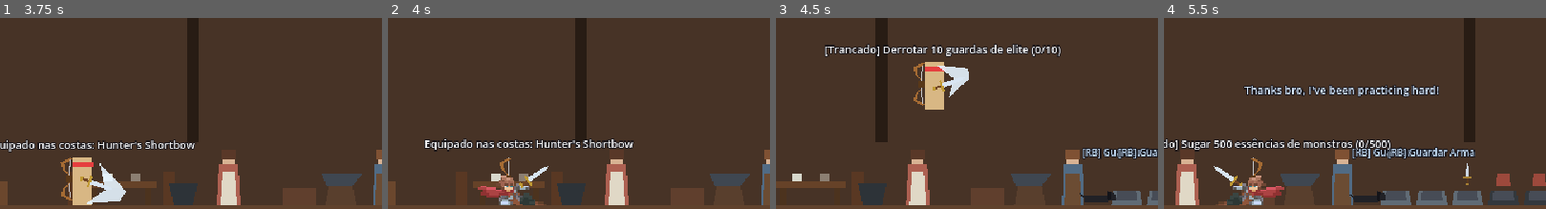
Above: before the commit, frames 1-4 (left to right).
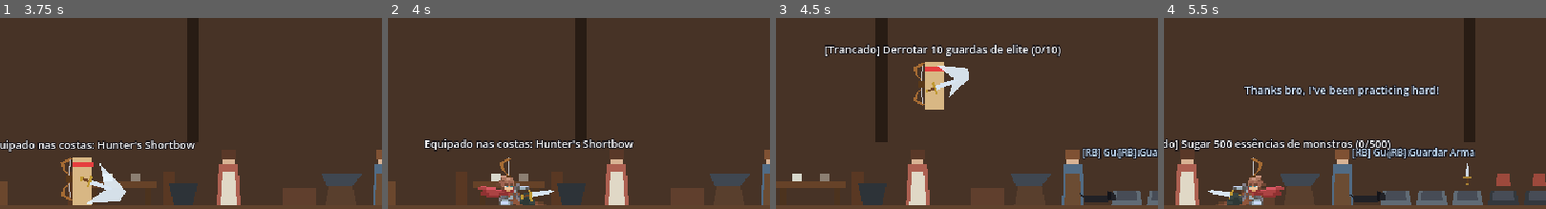
Above: after the commit, the same moments.

Repository: Theadrill/Godot-Roguelike-Prototype
Game: Godot game, scene res://src/world/hub/family_house.tscn
Two runs of this game, one before a commit and one after it. Both use one fixed random seed, a clock stepped at 60 frames per second and the inputs below.
Inputs (mouse positions are % of the whole screen's width and height, from its top left):
- Up to frame 1 (3.75 s): tap Enter (ui_accept) at 0.5 s; move the mouse to (67, 79) at 0.52 s; hold Shift (roll) 0.53-1.28 s; hold D (move_right) 0.53-2 s; click (67, 79) at 0.67 s; tap Space (jump) at 0.77, 0.8, 1.07, 1.35, 1.52, 1.82, 3.05 s; move the mouse to (88, 79) at 1.27 s; click (88, 79) at 1.42 s; tap Shift (roll) at 1.55 s; click "X" at 2 s; move the mouse to (95, 79) at 2.77 s; press the mouse at (95, 79) at 2.78 s; hold A (move_left) 2.78-3.53 s; move the mouse to (99, 79) at 3.52 s; release the mouse at (99, 79) at 3.53 s; hold D (move_right) from 3.53 s (still down); right-click (99, 79) at 3.6 s; click (99, 79) at 3.67 s
- Up to frame 2 (4 s): keep holding D (move_right); tap Space (jump) at 3.77 s; tap Shift (roll) at 3.8 s
- Up to frame 3 (4.5 s): keep holding D (move_right); tap Space (jump) at 4.07 s; move the mouse to (100, 79) at 4.27 s; hold Space (jump) from 4.28 s (still down); tap Q (heal) at 4.35 s; click (100, 79) at 4.42 s
- Up to frame 4 (5.5 s): move the mouse to (88, 79) at 5.02 s; release D (move_right) at 5.03 s; release Space (jump) at 5.03 s; hold A (move_left) from 5.03 s (still down); tap E (interact) at 5.1 s; click (88, 79) at 5.17 s; tap Space (jump) at 5.27 s; tap Shift (roll) at 5.3 s
The pictures show only the part of the screen within x 37-87%, y 36-86%; the shares and areas given below are measured in that part.

Frame 1 is identical in both runs. In frame 2, 0.4% of the frame differs, in the area x 34-44%, y 77-96%; in frame 3, 0.1%; in frame 4, 0.3%.

Commit message:
feat(player): frame-by-frame weapon socket anchoring per weapon category

Diff:
--- a/src/entities/player/player.gd
+++ b/src/entities/player/player.gd
@@ -158,6 +158,7 @@
 
 	if player_sprite:
 		player_sprite.animation_finished.connect(_on_player_sprite_animation_finished)
+		player_sprite.frame_changed.connect(_on_player_sprite_frame_changed)
 
 	_refresh_equipped_visuals()
 	_update_equipment_depth()
@@ -264,6 +265,8 @@
 			_main_weapon_instance.rotation_degrees = weapon.visual_rotation_degrees
 			_main_weapon_instance.z_index = 0
 			_main_weapon_instance.visible = not are_weapons_hidden
+			if player_sprite and player_sprite.visible:
+				_update_weapon_socket_for_frame(player_sprite.animation, player_sprite.frame)
 
 func _update_secondary_weapon_visual() -> void:
 	if _secondary_weapon_instance and is_instance_valid(_secondary_weapon_instance):
@@ -342,11 +345,56 @@
 
 	if player_sprite.sprite_frames and player_sprite.sprite_frames.has_animation(anim_name):
 		player_sprite.play(anim_name)
+		_update_weapon_socket_for_frame(anim_name, player_sprite.frame)
 
 func _on_player_sprite_animation_finished() -> void:
 	# Transição suave: após a ponte de desenrolar do pulo, mantém o loop de queda fluida
 	if player_sprite and player_sprite.animation == &"fall_from_jump":
 		player_sprite.play(&"fall")
+
+func get_equipped_weapon_category() -> String:
+	if not weapon:
+		return "sword"
+	var res_path: String = weapon.resource_path.to_lower()
+	var w_name: String = weapon.equipment_name.to_lower()
+	if "dagger" in res_path or "dagger" in w_name:
+		return "dagger"
+	elif "hammer" in res_path or "hammer" in w_name:
+		return "hammer"
+	elif "staff" in res_path or "staff" in w_name or "cajado" in w_name:
+		return "staff"
+	elif "crossbow" in res_path or "crossbow" in w_name or "besta" in w_name:
+		return "crossbow"
+	elif "bow" in res_path or "bow" in w_name or "arco" in w_name:
+		return "bow"
+	elif "sword" in res_path or "sword" in w_name or "espada" in w_name:
+		return "sword"
+	return "sword"
+
+func _on_player_sprite_frame_changed() -> void:
+	if not player_sprite:
+		return
+	_update_weapon_socket_for_frame(player_sprite.animation, player_sprite.frame)
+
+func _update_weapon_socket_for_frame(anim_name: StringName, frame_idx: int) -> void:
+	if not main_hand_socket or not player_sprite or not player_sprite.visible:
+		return
+
+	# Não altera ancoragem se estiver executando animação procedural de ataque ou defesa
+	if state_machine and state_machine.current_state:
+		var current_state_name: String = state_machine.current_state.name.to_lower()
+		if current_state_name in ["attack", "rangedattack", "guard"]:
+			return
+
+	var category: String = get_equipped_weapon_category()
+	var data: Dictionary = WeaponSocketConfig.get_socket_data(category, anim_name, frame_idx)
+
+	main_hand_socket.position = data.get("pos", Vector2(6, -20))
+	main_hand_socket.rotation_degrees = data.get("rot", -35.0)
+
+	if _main_weapon_instance and is_instance_valid(_main_weapon_instance):
+		var should_be_visible: bool = data.get("visible", true)
+		_main_weapon_instance.visible = should_be_visible and not are_weapons_hidden
 
 func stop_animation() -> void:
 	if player_sprite:
--- a/src/entities/player/states/idle_state.gd
+++ b/src/entities/player/states/idle_state.gd
@@ -125,16 +125,18 @@
 		player.body_polygon.scale.y = 1.0 - (compression_px / 40.0)
 		player.body_polygon.scale.x = 1.0 + (compression_px / 40.0) * 0.25
 
-	# Headband & all equipment sockets follow the breathing movement in perfect sync
-	var torso_offset_y: float = compression_px * 0.5
-	if player.main_hand_socket:
-		player.main_hand_socket.position.y = BASE_MAIN_HAND_POS.y + torso_offset_y
-	if player.off_hand_socket:
-		player.off_hand_socket.position.y = BASE_OFF_HAND_POS.y + torso_offset_y
-	if player.back_socket_weapon:
-		player.back_socket_weapon.position.y = BASE_BACK_WEAPON_POS.y + torso_offset_y
-	if player.back_socket_shield:
-		player.back_socket_shield.position.y = BASE_BACK_SHIELD_POS.y + torso_offset_y
+	# Headband & all equipment sockets follow the breathing movement in perfect sync (only for placeholder)
+	var is_using_sprite: bool = player.player_sprite and player.player_sprite.visible
+	if not is_using_sprite:
+		var torso_offset_y: float = compression_px * 0.5
+		if player.main_hand_socket:
+			player.main_hand_socket.position.y = BASE_MAIN_HAND_POS.y + torso_offset_y
+		if player.off_hand_socket:
+			player.off_hand_socket.position.y = BASE_OFF_HAND_POS.y + torso_offset_y
+		if player.back_socket_weapon:
+			player.back_socket_weapon.position.y = BASE_BACK_WEAPON_POS.y + torso_offset_y
+		if player.back_socket_shield:
+			player.back_socket_shield.position.y = BASE_BACK_SHIELD_POS.y + torso_offset_y
 
 	var headband := player.visual.get_node_or_null("HeadbandPlaceholder") as Polygon2D if player.visual else null
 
--- /dev/null
+++ b/src/entities/player/weapon_socket_config.gd
@@ -0,0 +1,347 @@
+class_name WeaponSocketConfig
+extends RefCounted
+
+## Configuração de ancoragem frame a frame do MainHandSocket para cada categoria de arma.
+##
+## Como editar no Godot:
+## 1. Abra este arquivo na aba Script do Godot.
+## 2. Procure a categoria desejada ("sword", "dagger", "hammer", "staff", "bow", "crossbow").
+## 3. Em cada animação, ajuste:
+##    - "pos": Vector2(x, y) -> Posição da mão/punho relativa ao personagem (origem dos pés em 0, 0).
+##    - "rot": Rotação em graus (ex: -35.0 inclina a lâmina para trás; 0.0 aponta para a frente).
+##    - "visible": true ou false (se false, oculta a arma naquele frame específico, ex: durante um rolamento).
+
+const OFFSETS: Dictionary = {
+	"sword": {
+		&"idle": [
+			{"pos": Vector2(6, -20), "rot": -35.0, "visible": true}, # Frame 0
+			{"pos": Vector2(6, -20), "rot": -35.0, "visible": true}, # Frame 1
+			{"pos": Vector2(6, -20), "rot": -35.0, "visible": true}, # Frame 2
+			{"pos": Vector2(6, -20), "rot": -35.0, "visible": true}, # Frame 3
+		],
+		&"run": [
+			{"pos": Vector2(6, -20), "rot": -35.0, "visible": true}, # Frame 0
+			{"pos": Vector2(6, -20), "rot": -35.0, "visible": true}, # Frame 1
+			{"pos": Vector2(6, -20), "rot": -35.0, "visible": true}, # Frame 2
+			{"pos": Vector2(6, -20), "rot": -35.0, "visible": true}, # Frame 3
+			{"pos": Vector2(6, -20), "rot": -35.0, "visible": true}, # Frame 4
+			{"pos": Vector2(6, -20), "rot": -35.0, "visible": true}, # Frame 5
+		],
+		&"jump": [
+			{"pos": Vector2(6, -20), "rot": -35.0, "visible": true}, # Frame 0
+			{"pos": Vector2(6, -22), "rot": -45.0, "visible": true}, # Frame 1
+			{"pos": Vector2(6, -24), "rot": -50.0, "visible": true}, # Frame 2
+			{"pos": Vector2(6, -22), "rot": -40.0, "visible": true}, # Frame 3
+		],
+		&"crouch": [
+			{"pos": Vector2(6, -12), "rot": -35.0, "visible": true}, # Frame 0
+			{"pos": Vector2(6, -12), "rot": -35.0, "visible": true}, # Frame 1
+			{"pos": Vector2(6, -12), "rot": -35.0, "visible": true}, # Frame 2
+			{"pos": Vector2(6, -12), "rot": -35.0, "visible": true}, # Frame 3
+		],
+		&"fall": [
+			{"pos": Vector2(6, -22), "rot": -30.0, "visible": true}, # Frame 0
+			{"pos": Vector2(6, -22), "rot": -30.0, "visible": true}, # Frame 1
+		],
+		&"fall_from_jump": [
+			{"pos": Vector2(6, -24), "rot": -40.0, "visible": true}, # Frame 0
+			{"pos": Vector2(6, -22), "rot": -30.0, "visible": true}, # Frame 1
+			{"pos": Vector2(6, -22), "rot": -30.0, "visible": true}, # Frame 2
+		],
+		&"slide": [
+			{"pos": Vector2(8, -8), "rot": -10.0, "visible": true}, # Frame 0
+			{"pos": Vector2(8, -8), "rot": -10.0, "visible": true}, # Frame 1
+		],
+		&"roll": [
+			{"pos": Vector2(4, -14), "rot": -90.0, "visible": true},  # Frame 0
+			{"pos": Vector2(0, -18), "rot": -180.0, "visible": true}, # Frame 1
+			{"pos": Vector2(-4, -14), "rot": -270.0, "visible": true},# Frame 2
+			{"pos": Vector2(4, -18), "rot": 0.0, "visible": true},    # Frame 3
+		],
+		&"double_jump": [
+			{"pos": Vector2(4, -14), "rot": -90.0, "visible": true},  # Frame 0
+			{"pos": Vector2(0, -18), "rot": -180.0, "visible": true}, # Frame 1
+			{"pos": Vector2(-4, -14), "rot": -270.0, "visible": true},# Frame 2
+			{"pos": Vector2(4, -18), "rot": 0.0, "visible": true},    # Frame 3
+		],
+	},
+
+	"dagger": {
+		&"idle": [
+			{"pos": Vector2(5, -18), "rot": -20.0, "visible": true}, # Frame 0
+			{"pos": Vector2(5, -18), "rot": -20.0, "visible": true}, # Frame 1
+			{"pos": Vector2(5, -18), "rot": -20.0, "visible": true}, # Frame 2
+			{"pos": Vector2(5, -18), "rot": -20.0, "visible": true}, # Frame 3
+		],
+		&"run": [
+			{"pos": Vector2(5, -18), "rot": -20.0, "visible": true}, # Frame 0
+			{"pos": Vector2(5, -18), "rot": -20.0, "visible": true}, # Frame 1
+			{"pos": Vector2(5, -18), "rot": -20.0, "visible": true}, # Frame 2
+			{"pos": Vector2(5, -18), "rot": -20.0, "visible": true}, # Frame 3
+			{"pos": Vector2(5, -18), "rot": -20.0, "visible": true}, # Frame 4
+			{"pos": Vector2(5, -18), "rot": -20.0, "visible": true}, # Frame 5
+		],
+		&"jump": [
+			{"pos": Vector2(5, -18), "rot": -20.0, "visible": true}, # Frame 0
+			{"pos": Vector2(5, -20), "rot": -30.0, "visible": true}, # Frame 1
+			{"pos": Vector2(5, -22), "rot": -35.0, "visible": true}, # Frame 2
+			{"pos": Vector2(5, -20), "rot": -25.0, "visible": true}, # Frame 3
+		],
+		&"crouch": [
+			{"pos": Vector2(5, -10), "rot": -20.0, "visible": true}, # Frame 0
+			{"pos": Vector2(5, -10), "rot": -20.0, "visible": true}, # Frame 1
+			{"pos": Vector2(5, -10), "rot": -20.0, "visible": true}, # Frame 2
+			{"pos": Vector2(5, -10), "rot": -20.0, "visible": true}, # Frame 3
+		],
+		&"fall": [
+			{"pos": Vector2(5, -20), "rot": -15.0, "visible": true}, # Frame 0
+			{"pos": Vector2(5, -20), "rot": -15.0, "visible": true}, # Frame 1
+		],
+		&"fall_from_jump": [
+			{"pos": Vector2(5, -22), "rot": -25.0, "visible": true}, # Frame 0
+			{"pos": Vector2(5, -20), "rot": -15.0, "visible": true}, # Frame 1
+			{"pos": Vector2(5, -20), "rot": -15.0, "visible": true}, # Frame 2
+		],
+		&"slide": [
+			{"pos": Vector2(7, -7), "rot": -5.0, "visible": true}, # Frame 0
+			{"pos": Vector2(7, -7), "rot": -5.0, "visible": true}, # Frame 1
+		],
+		&"roll": [
+			{"pos": Vector2(3, -12), "rot": -90.0, "visible": true},  # Frame 0
+			{"pos": Vector2(0, -16), "rot": -180.0, "visible": true}, # Frame 1
+			{"pos": Vector2(-3, -12), "rot": -270.0, "visible": true},# Frame 2
+			{"pos": Vector2(3, -16), "rot": 0.0, "visible": true},    # Frame 3
+		],
+		&"double_jump": [
+			{"pos": Vector2(3, -12), "rot": -90.0, "visible": true},  # Frame 0
+			{"pos": Vector2(0, -16), "rot": -180.0, "visible": true}, # Frame 1
+			{"pos": Vector2(-3, -12), "rot": -270.0, "visible": true},# Frame 2
+			{"pos": Vector2(3, -16), "rot": 0.0, "visible": true},    # Frame 3
+		],
+	},
+
+	"hammer": {
+		&"idle": [
+			{"pos": Vector2(7, -22), "rot": -50.0, "visible": true}, # Frame 0
+			{"pos": Vector2(7, -22), "rot": -50.0, "visible": true}, # Frame 1
+			{"pos": Vector2(7, -22), "rot": -50.0, "visible": true}, # Frame 2
+			{"pos": Vector2(7, -22), "rot": -50.0, "visible": true}, # Frame 3
+		],
+		&"run": [
+			{"pos": Vector2(7, -22), "rot": -50.0, "visible": true}, # Frame 0
+			{"pos": Vector2(7, -22), "rot": -50.0, "visible": true}, # Frame 1
+			{"pos": Vector2(7, -22), "rot": -50.0, "visible": true}, # Frame 2
+			{"pos": Vector2(7, -22), "rot": -50.0, "visible": true}, # Frame 3
+			{"pos": Vector2(7, -22), "rot": -50.0, "visible": true}, # Frame 4
+			{"pos": Vector2(7, -22), "rot": -50.0, "visible": true}, # Frame 5
+		],
+		&"jump": [
+			{"pos": Vector2(7, -22), "rot": -50.0, "visible": true}, # Frame 0
+			{"pos": Vector2(7, -24), "rot": -60.0, "visible": true}, # Frame 1
+			{"pos": Vector2(7, -26), "rot": -65.0, "visible": true}, # Frame 2
+			{"pos": Vector2(7, -24), "rot": -55.0, "visible": true}, # Frame 3
+		],
+		&"crouch": [
+			{"pos": Vector2(7, -14), "rot": -50.0, "visible": true}, # Frame 0
+			{"pos": Vector2(7, -14), "rot": -50.0, "visible": true}, # Frame 1
+			{"pos": Vector2(7, -14), "rot": -50.0, "visible": true}, # Frame 2
+			{"pos": Vector2(7, -14), "rot": -50.0, "visible": true}, # Frame 3
+		],
+		&"fall": [
+			{"pos": Vector2(7, -24), "rot": -45.0, "visible": true}, # Frame 0
+			{"pos": Vector2(7, -24), "rot": -45.0, "visible": true}, # Frame 1
+		],
+		&"fall_from_jump": [
+			{"pos": Vector2(7, -26), "rot": -55.0, "visible": true}, # Frame 0
+			{"pos": Vector2(7, -24), "rot": -45.0, "visible": true}, # Frame 1
+			{"pos": Vector2(7, -24), "rot": -45.0, "visible": true}, # Frame 2
+		],
+		&"slide": [
+			{"pos": Vector2(9, -10), "rot": -20.0, "visible": true}, # Frame 0
+			{"pos": Vector2(9, -10), "rot": -20.0, "visible": true}, # Frame 1
+		],
+		&"roll": [
+			{"pos": Vector2(5, -16), "rot": -100.0, "visible": true}, # Frame 0
+			{"pos": Vector2(0, -20), "rot": -190.0, "visible": true}, # Frame 1
+			{"pos": Vector2(-5, -16), "rot": -280.0, "visible": true},# Frame 2
+			{"pos": Vector2(5, -20), "rot": -10.0, "visible": true},  # Frame 3
+		],
+		&"double_jump": [
+			{"pos": Vector2(5, -16), "rot": -100.0, "visible": true}, # Frame 0
+			{"pos": Vector2(0, -20), "rot": -190.0, "visible": true}, # Frame 1
+			{"pos": Vector2(-5, -16), "rot": -280.0, "visible": true},# Frame 2
+			{"pos": Vector2(5, -20), "rot": -10.0, "visible": true},  # Frame 3
+		],
+	},
+
+	"staff": {
+		&"idle": [
+			{"pos": Vector2(6, -22), "rot": -40.0, "visible": true}, # Frame 0
+			{"pos": Vector2(6, -22), "rot": -40.0, "visible": true}, # Frame 1
+			{"pos": Vector2(6, -22), "rot": -40.0, "visible": true}, # Frame 2
+			{"pos": Vector2(6, -22), "rot": -40.0, "visible": true}, # Frame 3
+		],
+		&"run": [
+			{"pos": Vector2(6, -22), "rot": -40.0, "visible": true}, # Frame 0
+			{"pos": Vector2(6, -22), "rot": -40.0, "visible": true}, # Frame 1
+			{"pos": Vector2(6, -22), "rot": -40.0, "visible": true}, # Frame 2
+			{"pos": Vector2(6, -22), "rot": -40.0, "visible": true}, # Frame 3
+			{"pos": Vector2(6, -22), "rot": -40.0, "visible": true}, # Frame 4
+			{"pos": Vector2(6, -22), "rot": -40.0, "visible": true}, # Frame 5
+		],
+		&"jump": [
+			{"pos": Vector2(6, -22), "rot": -40.0, "visible": true}, # Frame 0
+			{"pos": Vector2(6, -24), "rot": -50.0, "visible": true}, # Frame 1
+			{"pos": Vector2(6, -26), "rot": -55.0, "visible": true}, # Frame 2
+			{"pos": Vector2(6, -24), "rot": -45.0, "visible": true}, # Frame 3
+		],
+		&"crouch": [
+			{"pos": Vector2(6, -14), "rot": -40.0, "visible": true}, # Frame 0
+			{"pos": Vector2(6, -14), "rot": -40.0, "visible": true}, # Frame 1
+			{"pos": Vector2(6, -14), "rot": -40.0, "visible": true}, # Frame 2
+			{"pos": Vector2(6, -14), "rot": -40.0, "visible": true}, # Frame 3
+		],
+		&"fall": [
+			{"pos": Vector2(6, -24), "rot": -35.0, "visible": true}, # Frame 0
+			{"pos": Vector2(6, -24), "rot": -35.0, "visible": true}, # Frame 1
+		],
+		&"fall_from_jump": [
+			{"pos": Vector2(6, -26), "rot": -45.0, "visible": true}, # Frame 0
+			{"pos": Vector2(6, -24), "rot": -35.0, "visible": true}, # Frame 1
+			{"pos": Vector2(6, -24), "rot": -35.0, "visible": true}, # Frame 2
+		],
+		&"slide": [
+			{"pos": Vector2(8, -10), "rot": -15.0, "visible": true}, # Frame 0
+			{"pos": Vector2(8, -10), "rot": -15.0, "visible": true}, # Frame 1
+		],
+		&"roll": [
+			{"pos": Vector2(4, -15), "rot": -90.0, "visible": true},  # Frame 0
+			{"pos": Vector2(0, -19), "rot": -180.0, "visible": true}, # Frame 1
+			{"pos": Vector2(-4, -15), "rot": -270.0, "visible": true},# Frame 2
+			{"pos": Vector2(4, -19), "rot": 0.0, "visible": true},    # Frame 3
+		],
+		&"double_jump": [
+			{"pos": Vector2(4, -15), "rot": -90.0, "visible": true},  # Frame 0
+			{"pos": Vector2(0, -19), "rot": -180.0, "visible": true}, # Frame 1
+			{"pos": Vector2(-4, -15), "rot": -270.0, "visible": true},# Frame 2
+			{"pos": Vector2(4, -19), "rot": 0.0, "visible": true},    # Frame 3
+		],
+	},
+
+	"bow": {
+		&"idle": [
+			{"pos": Vector2(6, -20), "rot": 0.0, "visible": true}, # Frame 0
+			{"pos": Vector2(6, -20), "rot": 0.0, "visible": true}, # Frame 1
+			{"pos": Vector2(6, -20), "rot": 0.0, "visible": true}, # Frame 2
+			{"pos": Vector2(6, -20), "rot": 0.0, "visible": true}, # Frame 3
+		],
+		&"run": [
+			{"pos": Vector2(6, -20), "rot": 0.0, "visible": true}, # Frame 0
+			{"pos": Vector2(6, -20), "rot": 0.0, "visible": true}, # Frame 1
+			{"pos": Vector2(6, -20), "rot": 0.0, "visible": true}, # Frame 2
+			{"pos": Vector2(6, -20), "rot": 0.0, "visible": true}, # Frame 3
+			{"pos": Vector2(6, -20), "rot": 0.0, "visible": true}, # Frame 4
+			{"pos": Vector2(6, -20), "rot": 0.0, "visible": true}, # Frame 5
+		],
+		&"jump": [
+			{"pos": Vector2(6, -20), "rot": 0.0, "visible": true}, # Frame 0
+			{"pos": Vector2(6, -22), "rot": -10.0, "visible": true}, # Frame 1
+			{"pos": Vector2(6, -24), "rot": -15.0, "visible": true}, # Frame 2
+			{"pos": Vector2(6, -22), "rot": -5.0, "visible": true}, # Frame 3
+		],
+		&"crouch": [
+			{"pos": Vector2(6, -12), "rot": 0.0, "visible": true}, # Frame 0
+			{"pos": Vector2(6, -12), "rot": 0.0, "visible": true}, # Frame 1
+			{"pos": Vector2(6, -12), "rot": 0.0, "visible": true}, # Frame 2
+			{"pos": Vector2(6, -12), "rot": 0.0, "visible": true}, # Frame 3
+		],
+		&"fall": [
+			{"pos": Vector2(6, -22), "rot": 5.0, "visible": true}, # Frame 0
+			{"pos": Vector2(6, -22), "rot": 5.0, "visible": true}, # Frame 1
+		],
+		&"fall_from_jump": [
+			{"pos": Vector2(6, -24), "rot": -5.0, "visible": true}, # Frame 0
+			{"pos": Vector2(6, -22), "rot": 5.0, "visible": true}, # Frame 1
+			{"pos": Vector2(6, -22), "rot": 5.0, "visible": true}, # Frame 2
+		],
+		&"slide": [
+			{"pos": Vector2(8, -8), "rot": 15.0, "visible": true}, # Frame 0
+			{"pos": Vector2(8, -8), "rot": 15.0, "visible": true}, # Frame 1
+		],
+		&"roll": [
+			{"pos": Vector2(4, -14), "rot": -90.0, "visible": true},  # Frame 0
+			{"pos": Vector2(0, -18), "rot": -180.0, "visible": true}, # Frame 1
+			{"pos": Vector2(-4, -14), "rot": -270.0, "visible": true},# Frame 2
+			{"pos": Vector2(4, -18), "rot": 0.0, "visible": true},    # Frame 3
+		],
+		&"double_jump": [
+			{"pos": Vector2(4, -14), "rot": -90.0, "visible": true},  # Frame 0
+			{"pos": Vector2(0, -18), "rot": -180.0, "visible": true}, # Frame 1
+			{"pos": Vector2(-4, -14), "rot": -270.0, "visible": true},# Frame 2
+			{"pos": Vector2(4, -18), "rot": 0.0, "visible": true},    # Frame 3
+		],
+	},
+
+	"crossbow": {
+		&"idle": [
+			{"pos": Vector2(6, -18), "rot": 0.0, "visible": true}, # Frame 0
+			{"pos": Vector2(6, -18), "rot": 0.0, "visible": true}, # Frame 1
+			{"pos": Vector2(6, -18), "rot": 0.0, "visible": true}, # Frame 2
+			{"pos": Vector2(6, -18), "rot": 0.0, "visible": true}, # Frame 3
+		],
+		&"run": [
+			{"pos": Vector2(6, -18), "rot": 0.0, "visible": true}, # Frame 0
+			{"pos": Vector2(6, -18), "rot": 0.0, "visible": true}, # Frame 1
+			{"pos": Vector2(6, -18), "rot": 0.0, "visible": true}, # Frame 2
+			{"pos": Vector2(6, -18), "rot": 0.0, "visible": true}, # Frame 3
+			{"pos": Vector2(6, -18), "rot": 0.0, "visible": true}, # Frame 4
+			{"pos": Vector2(6, -18), "rot": 0.0, "visible": true}, # Frame 5
+		],
+		&"jump": [
+			{"pos": Vector2(6, -18), "rot": 0.0, "visible": true}, # Frame 0
+			{"pos": Vector2(6, -20), "rot": -10.0, "visible": true}, # Frame 1
+			{"pos": Vector2(6, -22), "rot": -15.0, "visible": true}, # Frame 2
+			{"pos": Vector2(6, -20), "rot": -5.0, "visible": true}, # Frame 3
+		],
+		&"crouch": [
+			{"pos": Vector2(6, -10), "rot": 0.0, "visible": true}, # Frame 0
+			{"pos": Vector2(6, -10), "rot": 0.0, "visible": true}, # Frame 1
+			{"pos": Vector2(6, -10), "rot": 0.0, "visible": true}, # Frame 2
+			{"pos": Vector2(6, -10), "rot": 0.0, "visible": true}, # Frame 3
+		],
+		&"fall": [
+			{"pos": Vector2(6, -20), "rot": 5.0, "visible": true}, # Frame 0
+			{"pos": Vector2(6, -20), "rot": 5.0, "visible": true}, # Frame 1
+		],
+		&"fall_from_jump": [
+			{"pos": Vector2(6, -22), "rot": -5.0, "visible": true}, # Frame 0
+			{"pos": Vector2(6, -20), "rot": 5.0, "visible": true}, # Frame 1
+			{"pos": Vector2(6, -20), "rot": 5.0, "visible": true}, # Frame 2
+		],
+		&"slide": [
+			{"pos": Vector2(8, -6), "rot": 10.0, "visible": true}, # Frame 0
+			{"pos": Vector2(8, -6), "rot": 10.0, "visible": true}, # Frame 1
+		],
+		&"roll": [
+			{"pos": Vector2(4, -12), "rot": -90.0, "visible": true},  # Frame 0
+			{"pos": Vector2(0, -16), "rot": -180.0, "visible": true}, # Frame 1
+			{"pos": Vector2(-4, -12), "rot": -270.0, "visible": true},# Frame 2
+			{"pos": Vector2(4, -16), "rot": 0.0, "visible": true},    # Frame 3
+		],
+		&"double_jump": [
+			{"pos": Vector2(4, -12), "rot": -90.0, "visible": true},  # Frame 0
+			{"pos": Vector2(0, -16), "rot": -180.0, "visible": true}, # Frame 1
+			{"pos": Vector2(-4, -12), "rot": -270.0, "visible": true},# Frame 2
+			{"pos": Vector2(4, -16), "rot": 0.0, "visible": true},    # Frame 3
+		],
+	},
+}
+
+static func get_socket_data(category: String, anim_name: StringName, frame_idx: int) -> Dictionary:
+	var cat_data: Dictionary = OFFSETS.get(category, OFFSETS.get("sword", {}))
+	if cat_data.has(anim_name):
+		var frames: Array = cat_data[anim_name]
+		if frame_idx >= 0 and frame_idx < frames.size():
+			return frames[frame_idx]
+	# Fallback padrão seguro
+	return {"pos": Vector2(6, -20), "rot": -35.0, "visible": true}
